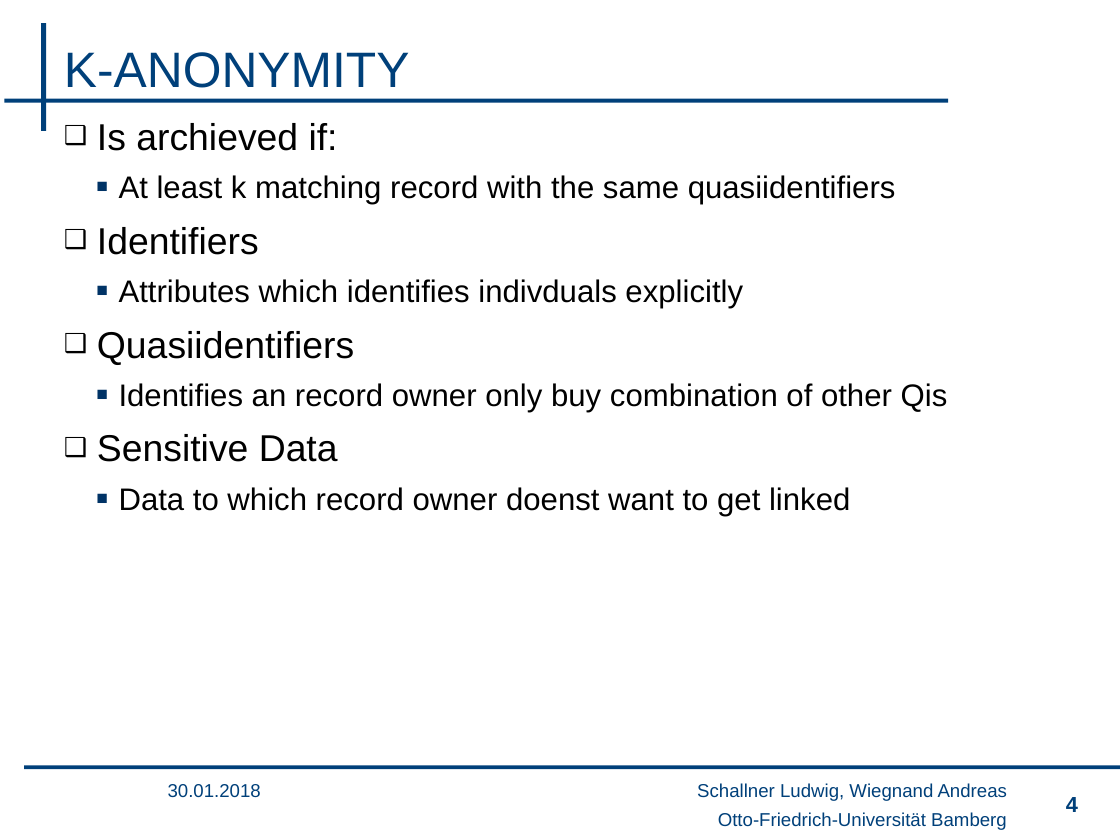
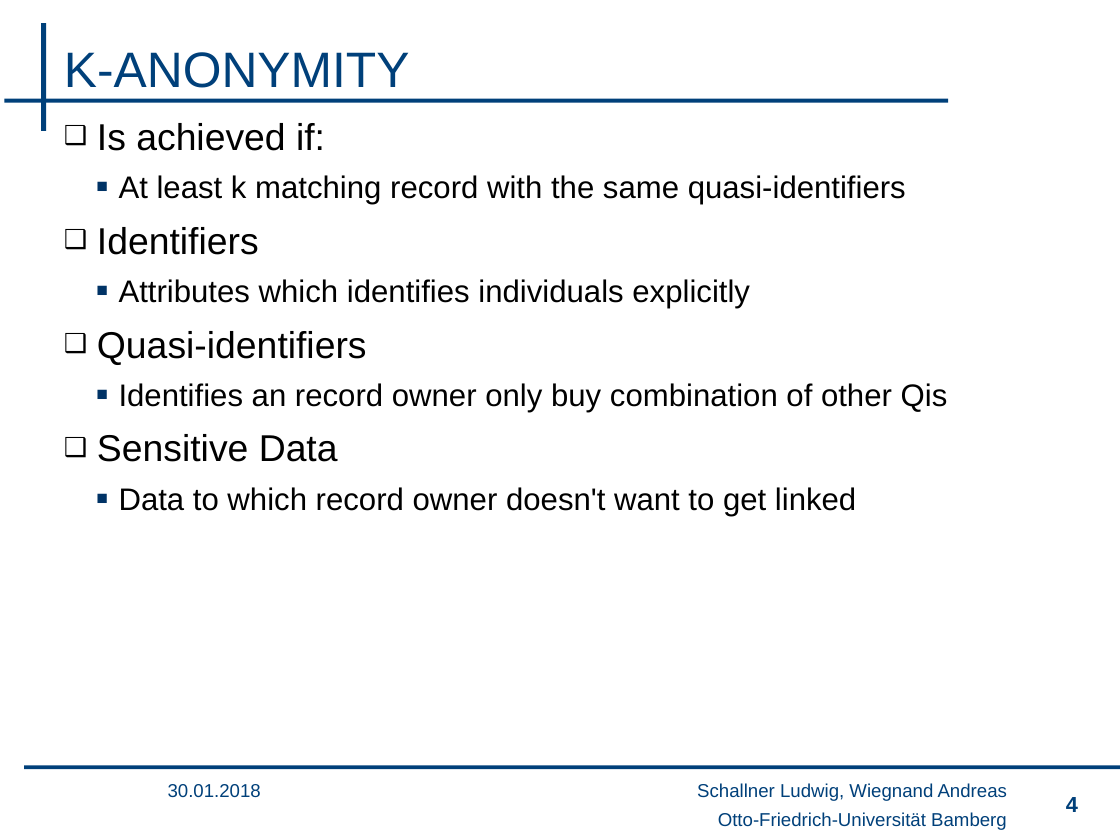
Before and after one commit to wsgan001/PSI-MSem, a slide deck: slide 4 of presentation/sicherheits_lu.pptx. Drawn at 1120x840 pixels with LibreOffice and Linux fonts; fonts in the diff are those of the drawing; background and template pictures are left out. Boxes give left, top, right and bottom in pixels: in the first picture for what was removed or moved away, otherwise in the second. Text is boxed around its words. In the diff, an @@ line names an element or a change of style, - is before the commit and + after.

Commit message:
UPDATE

```diff
--- a/presentation/sicherheits_lu.pptx
+++ b/presentation/sicherheits_lu.pptx
@@ text at <box>97,123,906,204</box>: text changed @@
-❑ Is archieved if:
-  ▪ At least k matching record with the same quasiidentifiers
+❑ Is achieved if:
+  ▪ At least k matching record with the same quasi-identifiers
@@ text at <box>97,279,750,365</box>: text changed @@
-  ▪ Attributes which identifies indivduals explicitly
-❑ Quasiidentifiers
+  ▪ Attributes which identifies individuals explicitly
+❑ Quasi-identifiers
@@ text at <box>119,487,856,516</box>: text changed @@
-  ▪ Data to which record owner doenst want to get linked
+  ▪ Data to which record owner doesn't want to get linked
```
Also in this commit, not shown: 8 other slides changed, 1 slide added.
